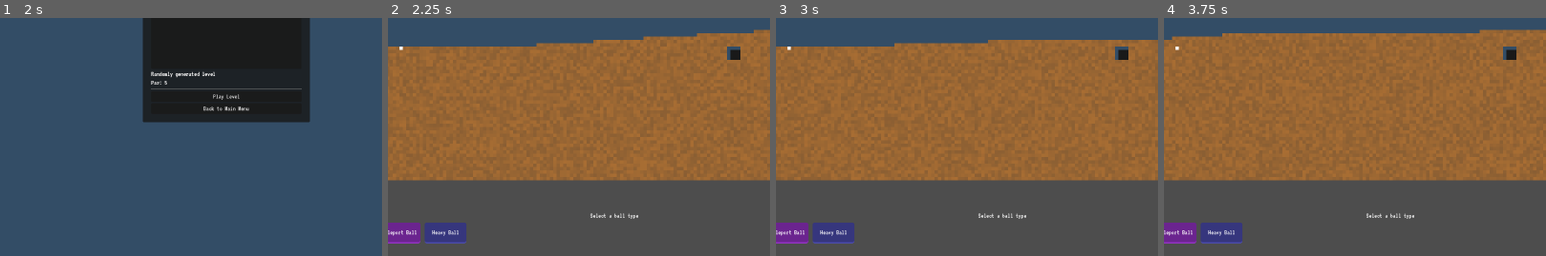
Above: before the commit, frames 1-4 (left to right).
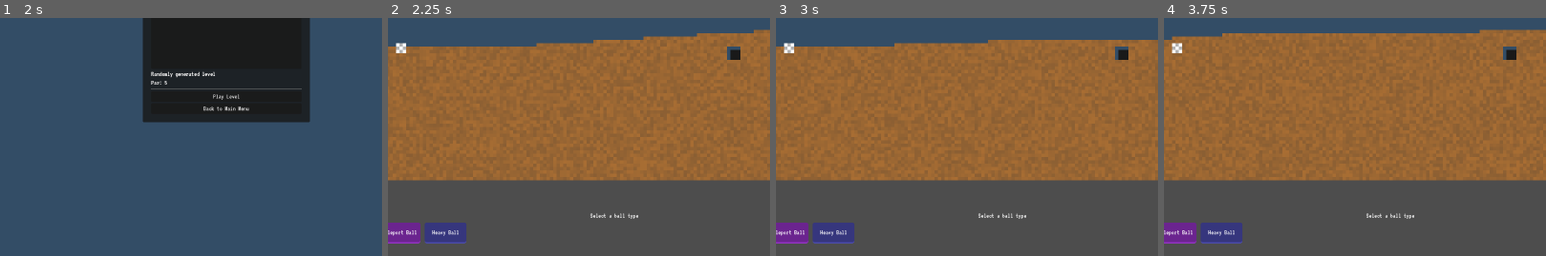
Above: after the commit, the same moments.

Repository: josefzachar/golf-game
Game: Godot game, scene res://assets/scenes/MainMenu.tscn
Same seed, same stepped clock (60 frames per second), same inputs: the game is played once before the commit and once after it.
Inputs:
- Up to frame 1 (2 s): click "Play" at 0.5 s; click "Play" at 1.25 s
- Up to frame 2 (2.25 s): click "Play Level" at 2 s
- Up to frame 3 (3 s): click "Restart" at 2.75 s
- Up to frame 4 (3.75 s): click "Restart" at 3.5 s
The pictures show only the part of the screen within x 20-70%, y 50-100%; the shares and areas given below are measured in that part.

Frame 1 is identical in both runs. In frame 2, 0.1% of the frame differs, in the area x 2-5%, y 10-15%; in frame 3, 0.1%; in frame 4, 0.1%.

Commit message:
Large rotating pixelated ball

Diff:
--- a/assets/scripts/Ball.gd
+++ b/assets/scripts/Ball.gd
@@ -23,6 +23,12 @@
 var explosion_timer = 0.0
 var explosion_frames = []  # For storing predefined explosion frame patterns
 
+# Rolling animation variables
+var ball_rotation = 0.0  # Current rotation angle in radians
+var last_position = Vector2.ZERO  # Track last position to calculate movement
+var ball_radius = 1.5  # Ball radius in grid cells (slightly larger than default)
+var ball_pixels = []  # Array to store the pixels that make up the ball
+
 # Signals
 signal ball_in_hole
 signal ball_type_changed(type)
@@ -52,13 +58,45 @@
 		add_child(timer)
 		timer.start()
 
-	# Initialize explosion frame patterns (pixel art explosion animation)
+	# Initialize explosion frame patterns
 	_initialize_explosion_frames()
+
+	# Initialize ball pixels pattern
+	_initialize_ball_pixels()
+
+	# Initialize last position
+	last_position = ball_position
+
+# Initialize the pixels that make up our larger ball
+func _initialize_ball_pixels():
+	ball_pixels.clear()
+
+	# Create a circular pattern of pixels
+	var pixel_size = Constants.GRID_SIZE / 1  # Size of each component pixel
+	var visual_radius = ball_radius * Constants.GRID_SIZE / pixel_size
+
+	# Create the ball pixel pattern
+	for x in range(-int(visual_radius)-1, int(visual_radius)+2):
+		for y in range(-int(visual_radius)-1, int(visual_radius)+2):
+			var dist = Vector2(x, y).length()
+			if dist <= visual_radius:
+				# Determine color based on position (create some pattern)
+				var pattern_value = (x + y) % 2 == 0  # Checkerboard pattern
+
+				# Add this pixel to our ball
+				ball_pixels.append({
+					"offset": Vector2(x, y) * pixel_size,
+					"size": pixel_size,
+					"pattern": pattern_value
+				})
 
 func _process(delta):
 	# Update aiming system
 	if aiming_system:
 		aiming_system.update()
+
+	# Update ball rotation based on horizontal velocity
+	update_ball_rotation(delta)
 
 	# Update explosion particles
 	if explosion_active:
@@ -94,6 +132,30 @@
 	# Request redraw for visual updates
 	queue_redraw()
 
+func update_ball_rotation(delta):
+	# Only update if we have a valid position
+	if last_position != Vector2.ZERO:
+		# Calculate movement since last frame
+		var movement = ball_position - last_position
+
+		# Update rotation based on horizontal movement
+		var roll_factor = 8.0  # Controls how fast the ball rotates
+
+		# Simplified calculation that doesn't rely on Constants.GRID_SIZE
+		var rotation_amount = movement.x * roll_factor / (ball_radius * 8.0)  # Use 8.0 as a fixed value instead
+
+		# Adjust rotation based on speed (faster = more rotation)
+		ball_rotation += rotation_amount
+
+		# Keep rotation within 0 to 2π
+		if ball_rotation > 2 * PI:
+			ball_rotation -= 2 * PI
+		elif ball_rotation < 0:
+			ball_rotation += 2 * PI
+
+	# Store current position for next frame
+	last_position = ball_position
+
 func _input(event):
 	# Handle input in the aiming system
 	if aiming_system:
@@ -131,7 +193,7 @@
 			if sand_simulation.get_cell(x, y) == Constants.CellType.BALL:
 				sand_simulation.set_cell(x, y, Constants.CellType.EMPTY)
 
-	# Set the ball's position in the grid
+	# Set the ball's position in the grid (since physics still uses a single cell)
 	var x = int(ball_position.x)
 	var y = int(ball_position.y)
 	sand_simulation.set_cell(x, y, Constants.CellType.BALL)
@@ -297,14 +359,17 @@
 		explosion_particles.append(particle)
 
 func _draw():
-	# Draw the ball with current ball type color
-	var x = ball_position.x
-	var y = ball_position.y
-	var rect = Rect2(x * Constants.GRID_SIZE, y * Constants.GRID_SIZE, Constants.GRID_SIZE, Constants.GRID_SIZE)
-
-	# Use the color from the ball properties
+	# Draw the larger pixelated rotating ball
+	var world_position = Vector2(
+		ball_position.x * Constants.GRID_SIZE,
+		ball_position.y * Constants.GRID_SIZE
+	)
+
+	# Get ball color
 	var ball_color = ball_properties.get("color", Constants.BALL_COLOR)
-	draw_rect(rect, ball_color, true)
+
+	# Draw the large rotating ball
+	draw_large_rotating_ball(world_position, ball_color)
 
 	# Draw aiming line when shooting
 	if aiming_system:
@@ -353,3 +418,58 @@
 					var border_color = particle.color
 					border_color.a *= 0.7
 					draw_rect(pixel_rect, border_color, false, 1.0)
+
+# Draw larger ball made of pixels that rotates as a cohesive unit
+func draw_large_rotating_ball(position, base_color):
+	# Main ball color
+	var main_color = base_color
+
+	# Create a slightly darker variant for pattern
+	var pattern_color = Color(
+		base_color.r * 0.7,
+		base_color.g * 0.7,
+		base_color.b * 0.7,
+		base_color.a
+	)
+
+	# Create a lighter variant for highlights
+	var highlight_color = Color(
+		min(1.0, base_color.r * 1.3),
+		min(1.0, base_color.g * 1.3),
+		min(1.0, base_color.b * 1.3),
+		base_color.a
+	)
+
+	# Center of the ball in world coordinates
+	var center = Vector2(
+		position.x + Constants.GRID_SIZE / 2,
+		position.y + Constants.GRID_SIZE / 2
+	)
+
+	# Draw each pixel of the large ball
+	for pixel in ball_pixels:
+		# Apply rotation to the pixel offset
+		var rotated_x = pixel.offset.x * cos(ball_rotation) - pixel.offset.y * sin(ball_rotation)
+		var rotated_y = pixel.offset.x * sin(ball_rotation) + pixel.offset.y * cos(ball_rotation)
+		var rotated_offset = Vector2(rotated_x, rotated_y)
+
+		# Calculate pixel position after rotation
+		var pixel_pos = center + rotated_offset
+
+		# Determine color based on pattern
+		var pixel_color
+		if pixel.pattern:
+			pixel_color = main_color
+		else:
+			pixel_color = pattern_color
+
+		# Create a small 3D effect with highlight - top-left quadrant gets highlight
+		var normalized_offset = rotated_offset.normalized()
+		if normalized_offset.x < -0.3 and normalized_offset.y < -0.3:
+			pixel_color = highlight_color
+
+		# Draw pixel as a rectangle
+		draw_rect(Rect2(
+			pixel_pos - Vector2(pixel.size/2, pixel.size/2),
+			Vector2(pixel.size, pixel.size)
+		), pixel_color, true)
